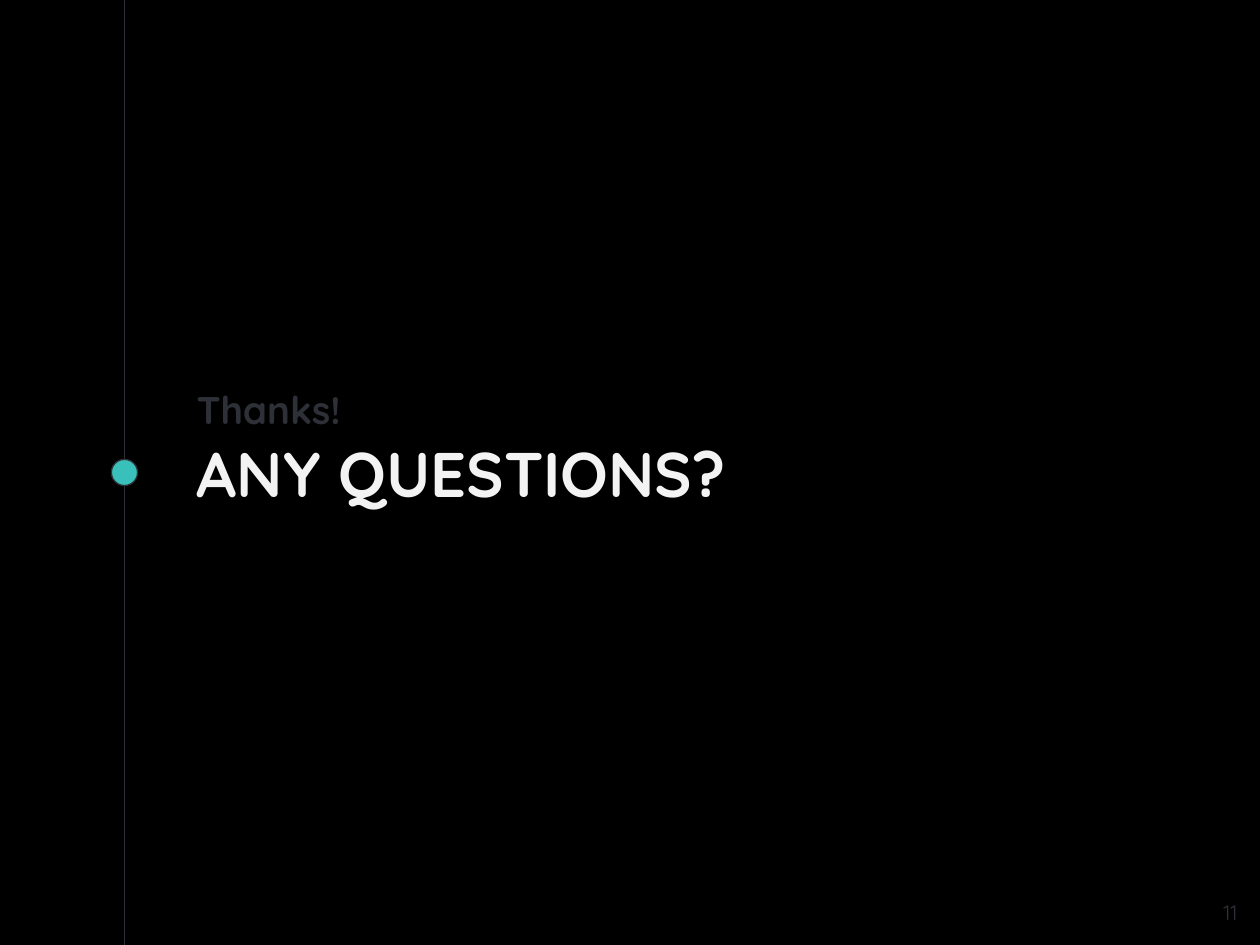
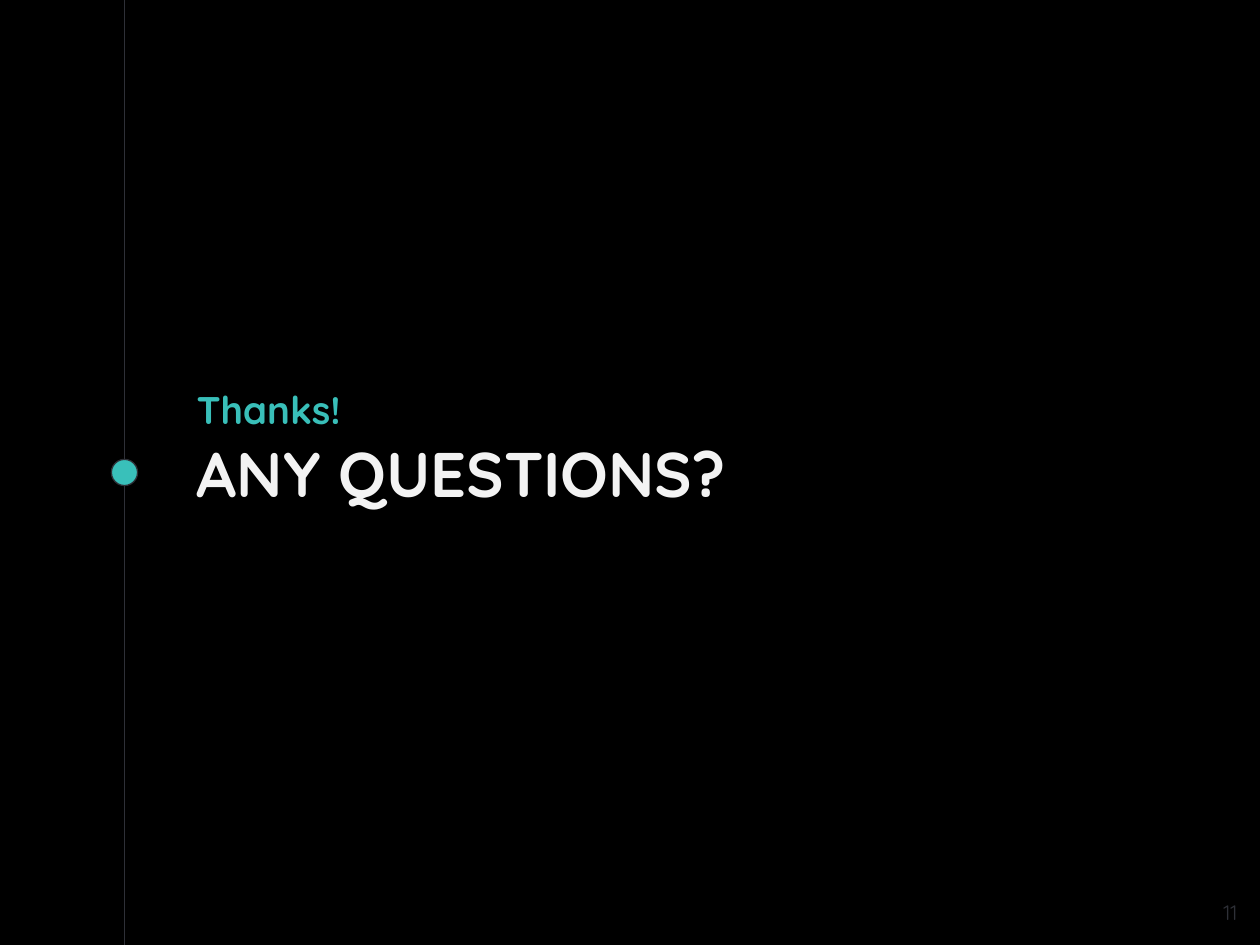
Before and after one commit to jweyers2/learningMachineLearning, a slide deck: slide 11 of 9 Documents/Presentation/AAA_presentation.pptx. Drawn at 1260x945 pixels with LibreOffice and Linux fonts; fonts in the diff are those of the drawing. Boxes give left, top, right and bottom in pixels: in the first picture for what was removed or moved away, otherwise in the second. Text is boxed around its words. In the diff, an @@ line names an element or a change of style, - is before the commit and + after.

```diff
--- a/9 Documents/Presentation/AAA_presentation.pptx
+++ b/9 Documents/Presentation/AAA_presentation.pptx
@@ title "Thanks!" at (197, 395, 341, 425): text colour #2E3037 to #39BFB9 @@
```
Also in this commit, not shown: 2 other slides changed.
